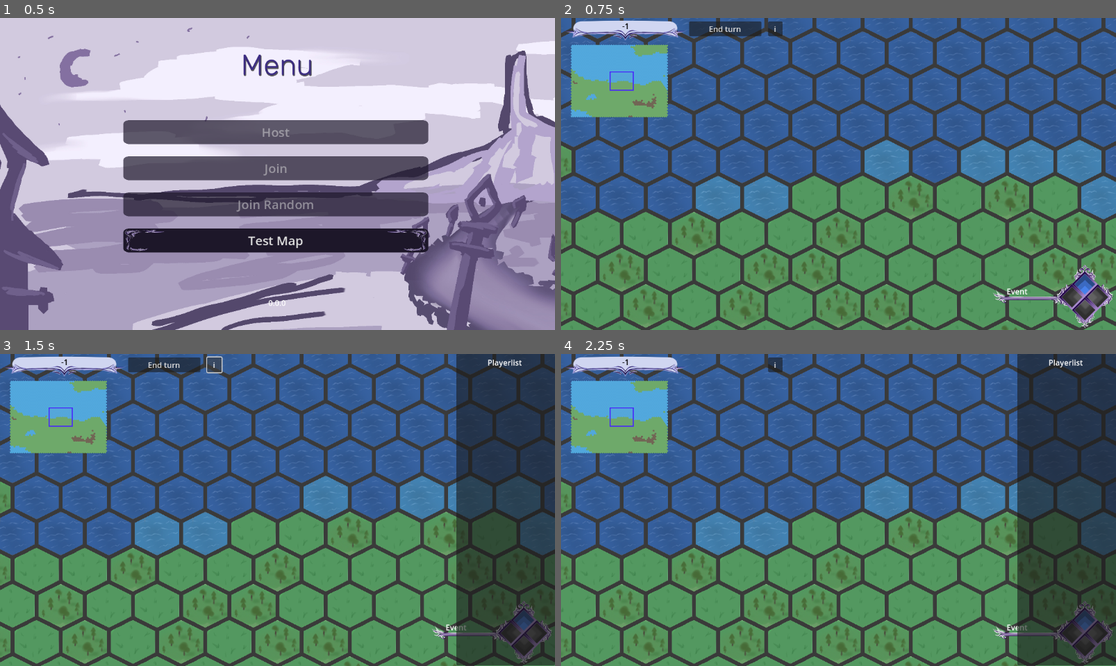
Above: before the commit, frames 1-4 (two rows, left to right).
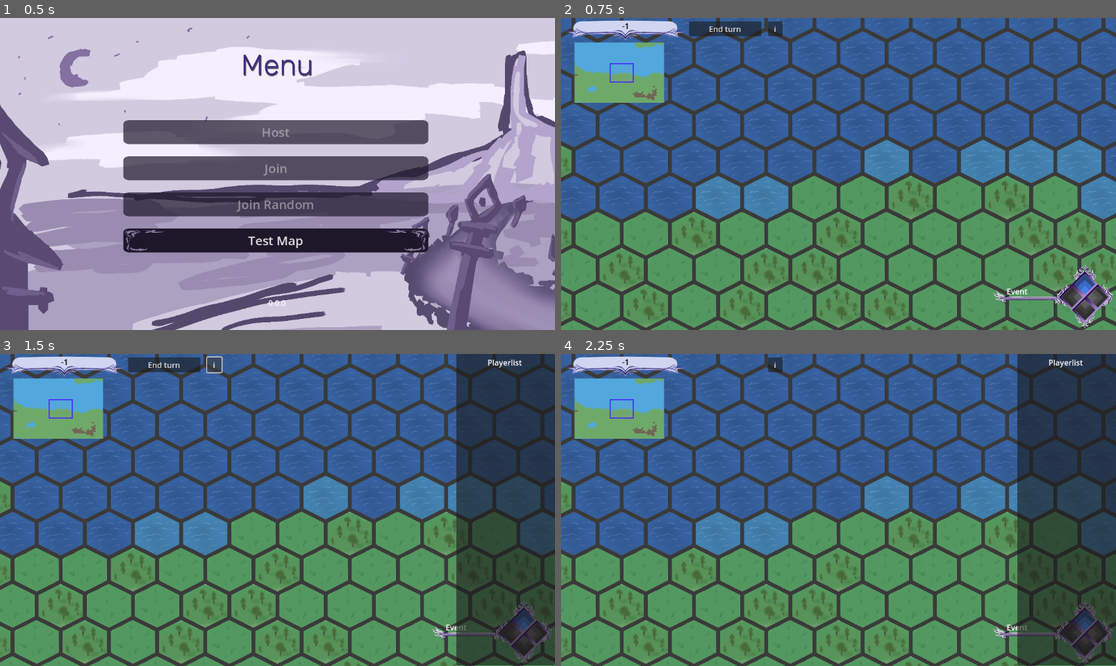
Above: after the commit, the same moments.

Repository: DragonCat4012/Shyv_Game
Game: Godot game, scene res://Scenes/menu.tscn
Two runs of this game, one before a commit and one after it. Both use one fixed random seed, a clock stepped at 60 frames per second and the inputs below.
Inputs:
- Up to frame 1 (0.5 s): no input
- Up to frame 2 (0.75 s): click "Test Map" at 0.5 s
- Up to frame 3 (1.5 s): click "i" at 1.25 s
- Up to frame 4 (2.25 s): click "End turn" at 2 s

Frame 1 is identical in both runs. In frame 2, 2.0% of the frame differs, in the area x 1-20%, y 7-32%; in frame 3, 2.0%; in frame 4, 2.0%.
Error in both runs: Invalid access to property or key 'assignedID' on a base object of type 'Nil'. (res://Scenes/Overlays/PhaseManager.gd:6)

Commit message:
update minimap

Diff:
--- a/Scenes/Game/Minimap.gd
+++ b/Scenes/Game/Minimap.gd
@@ -9,7 +9,7 @@
 
 func update_minimap_focus(cameraPosition): # max x = 2500, min x = -2500
 	# Translate camera to map, then scale?
-	focus.position = (cameraPosition + Vector2(2500, 1800))  /28
+	focus.position = (cameraPosition + Vector2(1860, 1400))  /28
 
 func _generate_world(): # TODO: move pls
 	var width = map_node.width
--- a/Scenes/Game/map.tscn
+++ b/Scenes/Game/map.tscn
@@ -238,16 +238,16 @@
 
 [node name="SubViewportContainer" type="SubViewportContainer" parent="Camera2D/Control"]
 layout_mode = 0
-offset_left = 11.0
+offset_left = 27.0
 offset_top = 52.0
-offset_right = 228.0
-offset_bottom = 211.0
+offset_right = 213.0
+offset_bottom = 177.0
 stretch = true
 
 [node name="SubViewport" type="SubViewport" parent="Camera2D/Control/SubViewportContainer"]
 transparent_bg = true
 handle_input_locally = false
-size = Vector2i(217, 159)
+size = Vector2i(186, 125)
 size_2d_override_stretch = true
 render_target_update_mode = 4
 
--- a/Scenes/Lobby/OpenLobbys.tscn
+++ b/Scenes/Lobby/OpenLobbys.tscn
@@ -16,6 +16,7 @@
 [node name="Button" type="Button" parent="VBoxContainer"]
 custom_minimum_size = Vector2(200, 40)
 layout_mode = 2
+theme = ExtResource("1_cc2dg")
 text = "Join"
 
 [node name="Label" type="Label" parent="."]
